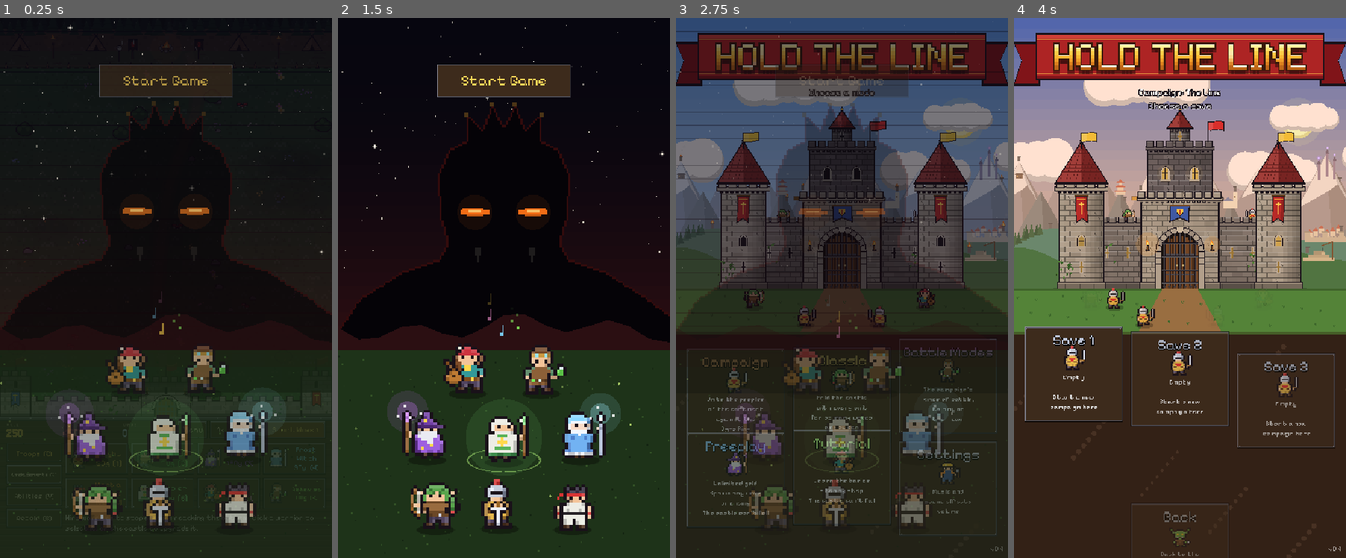
Above: before the commit, frames 1-4 (left to right).
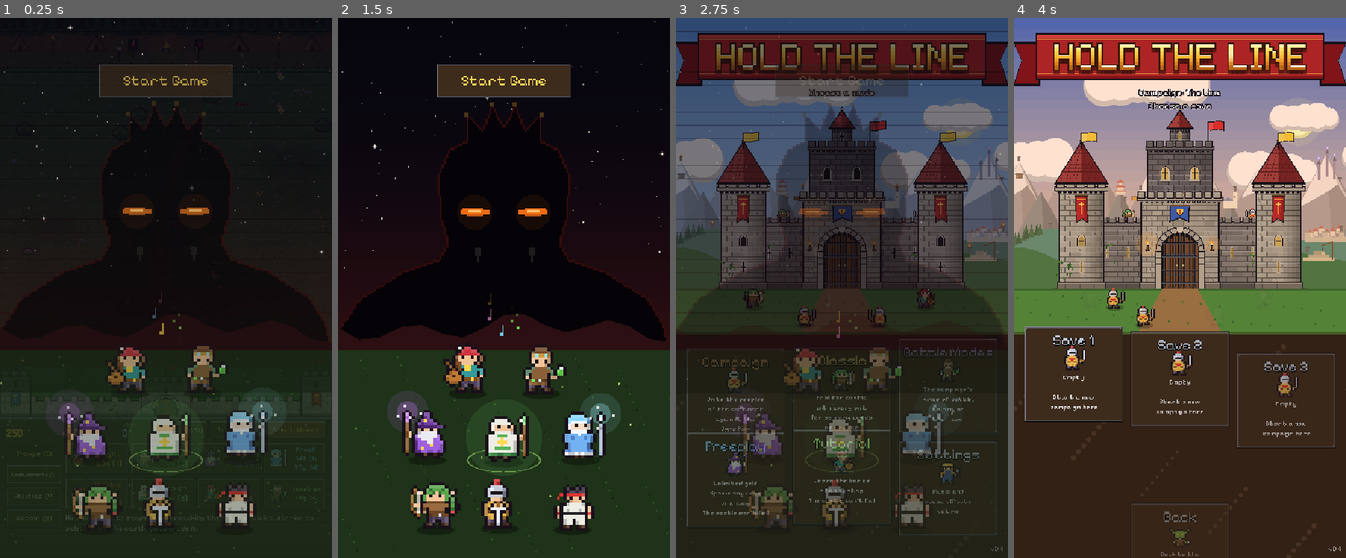
Above: after the commit, the same moments.

Repository: JaydonDiaz/Hold_The_Line
Game: Godot game, scene res://main.tscn
Two runs of this game, one before a commit and one after it. Both use one fixed random seed, a clock stepped at 60 frames per second and the inputs below.
Inputs:
- Up to frame 1 (0.25 s): no input
- Up to frame 2 (1.5 s): click "Start Wave 1" at 0.5 s; click "Start Wave 1" at 1.25 s
- Up to frame 3 (2.75 s): click "Start Game" at 2 s
- Up to frame 4 (4 s): click "Campaign" at 2.75 s; click "Campaign" at 3.5 s

The runs differ from the first frame. In frame 1, 0.2% of the frame differs, in the area x 0-100%, y 52-99%; in frame 2, 0.3%; in frame 3, less than 0.1%; in frame 4, nothing differs.

Commit message:
Cleanup before the finale: the Spires' Wyverns are scripted extras, not in the random pools (they tore the objectives down from wave 4); Relight the Spires and The Lost Archive retuned (Relight level 5; the Archive level 4, sturdier, a 90s reading, smaller waves); the Broken Circle a little tougher; its note and Ysolde's line say to post a Mage on a sigil, one to a sigil; the story dim and the cutscene curtain cover a wide screen; the splash's sky, hills and grass fill a wide window and the Ogre King's shoulder slopes into the hills; the test bot posts Mages on sigils and balance_runs plays the Spires; a broken message string in classic_test
Co-Authored-By: Claude Opus 5.5 <noreply@anthropic.com>

Diff:
--- a/scripts/campaign_data.gd
+++ b/scripts/campaign_data.gd
@@ -437,35 +437,35 @@
 	# The first battle lends the Conclave's Mages (and lets them be hired) before the Line
 	# has any of its own.
 	"sp_circle": {"name": "The Broken Circle", "territory": "spires", "type": "capture", "waves": 99, "level": 7, "gold": 520,
-		"capture": {"at": Vector2(320, 440), "radius": 88.0, "name": "the Circle", "time": 22.0, "hold": 70.0, "limit": 220.0},
+		"capture": {"at": Vector2(320, 440), "radius": 88.0, "name": "the Circle", "time": 22.0, "hold": 90.0, "limit": 240.0},
 		"pace": {"auto": "forced", "deploy": 22},
-		"count": [7, 2], "mood": "normal", "map": "spires_circle",
-		"pool": {1: ["goblin", "orc"], 2: ["wolf", "skeleton_archer"], 3: ["slime"], 4: ["wyvern"], 5: ["troll"]},
-		"extra": {3: ["orc"], 5: ["wyvern", "slime"]},
-		"notes": {1: "Take the Circle and hold it. Stand a Mage on the sigil of its own art (the colour of the path it's furthest along) and it fights far harder: its upgrade cards show what it draws.",
+		"count": [8, 2], "mood": "normal", "map": "spires_circle",
+		"pool": {1: ["goblin", "orc"], 2: ["wolf", "skeleton_archer"], 3: ["slime"], 5: ["troll"]},
+		"extra": {3: ["orc"], 4: ["wyvern"], 5: ["wyvern", "slime"]},
+		"notes": {1: "Take the Circle and hold it. Post a Mage on the sigil of its own art (the colour of the path it's furthest along) and it fights far harder, even when it steps off to fight. One Mage to a sigil: its upgrade cards show what it draws.",
 			3: "Slimes! Magic hurts them as normal.", 4: "A Wyvern! Mages and arrows reach it."},
 		"allies": [{"kind": "mage", "at": Vector2(524, 522), "tiers": [0, 0, 0, 2]}, {"kind": "mage", "at": Vector2(484, 224), "tiers": [0, 2, 0, 0]}],
 		"lend": ["mage"], "reward": "spires", "track": {"magi_stood": "mage"},
 		"intro": "sp_circle_intro", "outro": "sp_circle_outro"},
-	"sp_relight": {"name": "Relight the Spires", "territory": "spires", "type": "positions", "waves": 9, "level": 7, "gold": 560,
+	"sp_relight": {"name": "Relight the Spires", "territory": "spires", "type": "positions", "waves": 9, "level": 5, "gold": 560,
 		"objectives": [{"id": "west", "kind": "spire", "name": "West Spire", "at": Vector2(92, 400), "hp": 1300},
 			{"id": "high", "kind": "spire", "name": "High Spire", "at": Vector2(368, 240), "hp": 1300},
 			{"id": "east", "kind": "spire", "name": "East Spire", "at": Vector2(548, 400), "hp": 1300}],
 		"can_lose": 1,
 		"count": [6, 2], "mood": "normal", "map": "spires_relight",
-		"pool": {1: ["goblin", "orc", "skeleton_archer"], 2: ["wolf"], 3: ["slime"], 4: ["wyvern"], 5: ["troll"], 6: ["sapper"]},
-		"extra": {4: ["wyvern"], 6: ["troll", "orc"], 8: ["warlord", "slime"], 9: ["troll", "wyvern", "orc", "skeleton_archer"]},
+		"pool": {1: ["goblin", "orc", "skeleton_archer"], 2: ["wolf"], 3: ["slime"], 5: ["troll"], 6: ["sapper"]},
+		"extra": {4: ["wyvern"], 6: ["troll", "orc", "wyvern"], 8: ["warlord", "slime"], 9: ["troll", "wyvern", "orc", "skeleton_archer"]},
 		"notes": {1: "Keep the spires standing while the rite relights them: lose two and the beacon stays dark. A sigil stands by each.",
 			6: "Sappers! Keep them off the spires.", 8: "A Warlord leads them in!", 9: "Their last push on the spires!"},
 		"allies": [{"kind": "mage", "at": Vector2(334, 308), "tiers": [2, 0, 0, 0]}],
 		"lend": [], "reward": "", "track": {},
 		"intro": "sp_relight_intro", "outro": "sp_relight_outro"},
-	"sp_archive": {"name": "The Lost Archive", "territory": "spires", "type": "protect", "waves": 99, "level": 7, "gold": 560,
-		"objectives": [{"id": "archive", "kind": "spire", "name": "The Archive", "at": Vector2(320, 456), "hp": 1600, "charge": 150}],
+	"sp_archive": {"name": "The Lost Archive", "territory": "spires", "type": "protect", "waves": 99, "level": 4, "gold": 600,
+		"objectives": [{"id": "archive", "kind": "spire", "name": "The Archive", "at": Vector2(320, 456), "hp": 1800, "charge": 90}],
 		"pace": {"auto": "forced", "deploy": 24, "window": 24},
-		"count": [6, 2], "mood": "normal", "map": "spires_archive", "bonus_points": {"mage": 1},
-		"pool": {1: ["goblin", "skeleton_archer"], 2: ["orc", "wolf"], 3: ["slime"], 4: ["wyvern"], 6: ["troll"]},
-		"extra": {5: ["sapper", "orc"], 7: ["troll", "wyvern"]},
+		"count": [5, 2], "mood": "normal", "map": "spires_archive", "bonus_points": {"mage": 1},
+		"pool": {1: ["goblin", "skeleton_archer"], 2: ["orc", "wolf"], 3: ["slime"], 6: ["troll"]},
+		"extra": {4: ["wyvern"], 5: ["sapper", "orc"], 7: ["troll", "wyvern"]},
 		"notes": {1: "Keep the Archive standing while the mages open its wards (the bar over it). While an enemy is at it, the reading stops."},
 		"allies": [], "lend": [], "reward": "", "track": {},
 		"intro": "sp_archive_intro", "outro": "sp_archive_outro"},
@@ -749,7 +749,7 @@
 	# --- The Arcane Spires: the truth of the Line ----------------------------------------------
 	"sp_circle_intro": [
 		{"who": "ysolde", "text": "So the Line remembers the Spires at last. The Circle below my tower was the Conclave's heart until the King's horde broke it."},
-		{"who": "ysolde", "text": "Take it back and hold it. My mages will fight beside you. Mind the sigils: a mage standing on the one of its own art fights as mages did when the Line was young."},
+		{"who": "ysolde", "text": "Take it back and hold it. My mages will fight beside you. Mind the sigils: a mage posted on the one of its own art fights as mages did when the Line was young."},
 	],
 	"sp_circle_outro": [
 		{"who": "ysolde", "text": "The Circle is ours again, and the Mage Conclave stands with the Line. Our mages and our towers are yours, and the old fire and thunder of the walls."},
--- a/scripts/cutscene.gd
+++ b/scripts/cutscene.gd
@@ -234,6 +234,7 @@
 # --- Drawing ----------------------------------------------------------------------------
 
 func _draw() -> void:
+	draw_rect(Rect2(-4000, -4000, W + 8000, H + 8000), Color(0, 0, 0, 0.75))   # a curtain over the rest of a wide screen
 	draw_rect(Rect2(0, 0, W, H), Color(0.07, 0.06, 0.05))
 	var s := _scene()
 	if not s.is_empty():
--- a/scripts/splash_art.gd
+++ b/scripts/splash_art.gd
@@ -14,6 +14,7 @@
 const TROOPS := [["bard", 250.0, 724.0, true], ["alchemist", 392.0, 724.0, false],
 	["mage", 172.0, 852.0, true], ["healer", 320.0, 856.0, false], ["frost", 468.0, 852.0, false],
 	["archer", 188.0, 986.0, true], ["swordsman", 312.0, 984.0, false], ["martial", 452.0, 986.0, true]]
+const EXT := 1600.0   # how far the sky, hills and grass reach either side (a wide window: no bars)
 const PIX := 4.0   # the Ogre King is drawn at a quarter size and shown 4x: chunky pixels, like the rest of the game
 
 var t := 0.0
@@ -29,6 +30,9 @@
 	rng.seed = 2026
 	for i in 90:
 		stars.append([Vector2(rng.randf_range(4, W - 4), rng.randf_range(4, 520)), 2.0 if rng.randf() < 0.8 else 4.0, rng.randf() * TAU])
+	for i in 240:   # (more out to either side, for a wide window)
+		var x := rng.randf_range(-EXT, -4) if i % 2 == 0 else rng.randf_range(W + 4, W + EXT)
+		stars.append([Vector2(x, rng.randf_range(4, 560)), 2.0 if rng.randf() < 0.8 else 4.0, rng.randf() * TAU])
 	ogre_tex = _bake_ogre()
 
 
@@ -50,7 +54,7 @@
 	for i in bands:
 		var k := float(i) / (bands - 1)
 		var c := Color(0.03, 0.025, 0.06).lerp(Color(0.2, 0.06, 0.07), pow(k, 2.2))
-		draw_rect(Rect2(0, H * 0.62 * k, W, H * 0.62 / bands + 2), c)
+		draw_rect(Rect2(-EXT, H * 0.62 * k, W + EXT * 2.0, H * 0.62 / bands + 2), c)
 	for s in stars:
 		var a: float = 0.35 + 0.65 * (0.5 + 0.5 * sin(t * 1.7 + s[2]))
 		var p: Vector2 = s[0]
@@ -65,7 +69,7 @@
 const BODY := [Vector2(0, 600), Vector2(40, 540), Vector2(120, 488), Vector2(196, 462), Vector2(210, 430),
 	Vector2(196, 380), Vector2(192, 300), Vector2(214, 252), Vector2(262, 226), Vector2(320, 220), Vector2(378, 226),
 	Vector2(426, 252), Vector2(448, 300), Vector2(444, 380), Vector2(430, 430), Vector2(444, 462), Vector2(520, 488),
-	Vector2(600, 540), Vector2(640, 570), Vector2(640, 720), Vector2(0, 720)]
+	Vector2(600, 540), Vector2(626, 584), Vector2(640, 630), Vector2(640, 720), Vector2(0, 720)]   # (the right shoulder sloping into the hills)
 const CLUB := [Vector2(540, 500), Vector2(590, 236), Vector2(606, 226), Vector2(632, 240), Vector2(578, 506)]
 const CROWN := [Vector2(250, 236), Vector2(248, 184), Vector2(278, 212), Vector2(298, 164), Vector2(320, 206),
 	Vector2(342, 164), Vector2(362, 212), Vector2(392, 184), Vector2(390, 236)]   # a solid crown sitting on his head
@@ -126,15 +130,17 @@
 
 ## The dark hills he stands behind, then the field the Line stands on.
 func _hills() -> void:
-	var hill := PackedVector2Array([Vector2(0, 640)])
-	for i in 17:
-		var x := i * 40.0
-		hill.append(Vector2(x, 596 + sin(i * 1.3) * 18.0 + sin(i * 0.5) * 12.0))
-	hill.append(Vector2(W, 640))
+	var hill := PackedVector2Array([Vector2(-EXT, 640)])
+	var n := int((W + EXT * 2.0) / 40.0)
+	for i in n + 1:
+		var k := i - int(EXT / 40.0)   # (the same hills as ever in the middle)
+		var x := k * 40.0
+		hill.append(Vector2(x, 596 + sin(k * 1.3) * 18.0 + sin(k * 0.5) * 12.0))
+	hill.append(Vector2(W + EXT, 640))
 	draw_colored_polygon(hill, Color(0.17, 0.06, 0.07))
-	draw_rect(Rect2(0, 640, W, H - 640), Color(0.12, 0.2, 0.1))
-	for i in 140:
-		var p := Vector2(fmod(i * 97.3, W), 650 + fmod(i * 53.1, H - 660))
+	draw_rect(Rect2(-EXT, 640, W + EXT * 2.0, H - 640), Color(0.12, 0.2, 0.1))
+	for i in 640:
+		var p := Vector2(fmod(i * 97.3, W + EXT * 2.0) - EXT, 650 + fmod(i * 53.1, H - 660))
 		draw_rect(Rect2(p, Vector2(3, 3)), Color(0.2, 0.32, 0.15) if i % 3 else Color(0.08, 0.14, 0.07))
 	# Fireflies drifting over the grass.
 	for i in 10:
--- a/scripts/story.gd
+++ b/scripts/story.gd
@@ -42,7 +42,8 @@
 	mouse_filter = Control.MOUSE_FILTER_STOP
 	var dim := ColorRect.new()
 	dim.color = Color(0, 0, 0, 0.35)
-	dim.size = size
+	dim.position = Vector2(-4000, -4000)   # (the whole screen, however wide, not just the box's column)
+	dim.size = size + Vector2(8000, 8000)
 	dim.mouse_filter = Control.MOUSE_FILTER_IGNORE
 	add_child(dim)
 	box = Panel.new()
--- a/tests/army_bot.gd
+++ b/tests/army_bot.gd
@@ -14,6 +14,7 @@
 ##   capture, protect, retreat  a ring in the zone / round the beacon / along the line
 ## Healers stay with the troops they're posted among. Spare gold goes on upgrades (as far
 ## as training allows), after the army's filled out.
+## The Arcane Spires (Phase 5): with Mages to be had, one on each of up to three sigils.
 ## The North's units (Phase 4): with Archers locked, Frost Witches (then Alchemists) take
 ## their places and Frost Towers the Archer Towers', so Slimes and Wyverns can still be
 ## hurt; with Martial Artists to be had, every other melee slot is one (their first path,
@@ -78,6 +79,15 @@
 			out = _plan_retreat()
 		_:
 			out = _plan_line()
+	# The Arcane Spires: a Mage on a sigil (the Lance's first: the art the bot trains its
+	# Mages in), up to three, bought once the first two of the line are.
+	if can("mage") and main.conduits.active():
+		var spots: Array = main.conduits.spots.duplicate()
+		spots.sort_custom(func(a, b): return int(a["path"] == 1) > int(b["path"] == 1))
+		var at := mini(2, out.size())
+		for c in spots.slice(0, 3):
+			out.insert(at, ["mage", main.conduits.pos(c)])
+			at += 1
 	return _restyle(out)
 
 
--- a/tests/balance_runs.gd
+++ b/tests/balance_runs.gd
@@ -9,6 +9,7 @@
 ##                      joined yet, or with the other two regions already secured)
 ##     sets=gw+dd,gw+mv,dd+mv,gw+dd+mv     (Sable Crossing's southern beacons; for a northern
 ##                      mission, which southern peoples came north with you)
+##     north=fm+mo,fm+fc,mo+fc   (an Arcane Spires mission: the two northern peoples joined)
 ## Width 640 is the campaign's portrait field; 1040 plays it stretched wide.
 
 const ArmyBot = preload("res://tests/army_bot.gd")
@@ -16,6 +17,7 @@
 const REGION := {"gw": "greenwood", "mv": "mercyvale", "dd": "deepdelve"}
 const REGION_MISSIONS := {"greenwood": ["gw_exodus", "gw_watchfires"], "mercyvale": ["mv_wounded", "mv_sanctuary"], "deepdelve": ["dd_entrance", "dd_orerun"]}
 const ACT1 := ["ashwatch", "ashwatch_road", "stonehollow", "stonehollow_workshops"]
+const NORTH := {"fm": "frostmarch", "mo": "monastery", "fc": "freecities"}
 const NORTH_MISSIONS := {"frostmarch": ["fm_pass", "fm_vigil"], "monastery": ["mo_steps", "mo_gate"], "freecities": ["fc_market", "fc_council"]}   # (Phase 4: grows region by region)
 ## Trained: what a player has typically spent on each kind by the south (a few points on
 ## the Knights, a couple on each people's units). Untrained: nothing (tier I only).
@@ -23,7 +25,7 @@
 		"medbay": [2, 1, 2, 1], "mine": [2, 1, 2, 1], "cannon": [2, 1, 2, 1], "barricade": [2, 1, 2, 1]}
 
 var opts := {"missions": ",".join(SOUTH), "diffs": "easy,normal,hard", "seeds": "3", "trained": "0,1", "style": "mixed",
-		"width": "640", "prior": "min", "sets": "gw+dd,gw+mv,dd+mv,gw+dd+mv", "seed0": "900"}
+		"width": "640", "prior": "min", "sets": "gw+dd,gw+mv,dd+mv,gw+dd+mv", "seed0": "900", "north": "fm+mo,fm+fc,mo+fc"}
 
 
 func _run() -> void:
@@ -47,7 +49,21 @@
 	for id in opts["missions"].split(","):
 		var setups := []   # [label, completed, allies]
 		var region: String = CD.MISSIONS[id]["territory"]
-		if NORTH_MISSIONS.has(region):
+		if region == "spires":
+			# The Spires: the south (gw+mv) and Sable won, and two northern peoples joined
+			# with their beacons lit (north=fm+mo,...); the Circle won too for the later ones.
+			for nset in opts["north"].split(","):
+				var done := ACT1 + REGION_MISSIONS["greenwood"] + REGION_MISSIONS["mercyvale"] + ["sable_crossing"]
+				var allies := ["stonehollow", "greenwood", "mercyvale"]
+				for n in nset.split("+"):
+					var r: String = NORTH[n]
+					done += NORTH_MISSIONS[r]
+					allies.append(r)
+				if id != "sp_circle":
+					done.append("sp_circle")
+					allies.append("spires")
+				setups.append([nset, done, allies])
+		elif NORTH_MISSIONS.has(region):
 			# The North: Sable won with one of the southern sets; the region's first mission
 			# too for its later ones.
 			for s in opts["sets"].split(","):
--- a/tests/classic_test.gd
+++ b/tests/classic_test.gd
@@ -98,7 +98,7 @@
 		costs.append(main.powers.tier_cost(0, t) if main.powers.has_method("tier_cost") else 0)
 		main.castle_upgrade(0)
 	check(main.powers.tiers[0] == 4, "Castle paths: all four Fortify tiers can be bought")
-	check(main.castle_max >= hp0 * 1.6 - 1.0 and main.powers.armor() >= 0.35, "...the Citadel: +60% health (%d to %d), 35%% less damage" % [roundi(hp0), roundi(main.castle_max)])
+	check(main.castle_max >= hp0 * 1.6 - 1.0 and main.powers.armor() >= 0.35, "...the Citadel: +60%% health (%d to %d), 35%% less damage" % [roundi(hp0), roundi(main.castle_max)])
 	for t in 4:
 		main.castle_upgrade(2)
 	await _frames(5)
